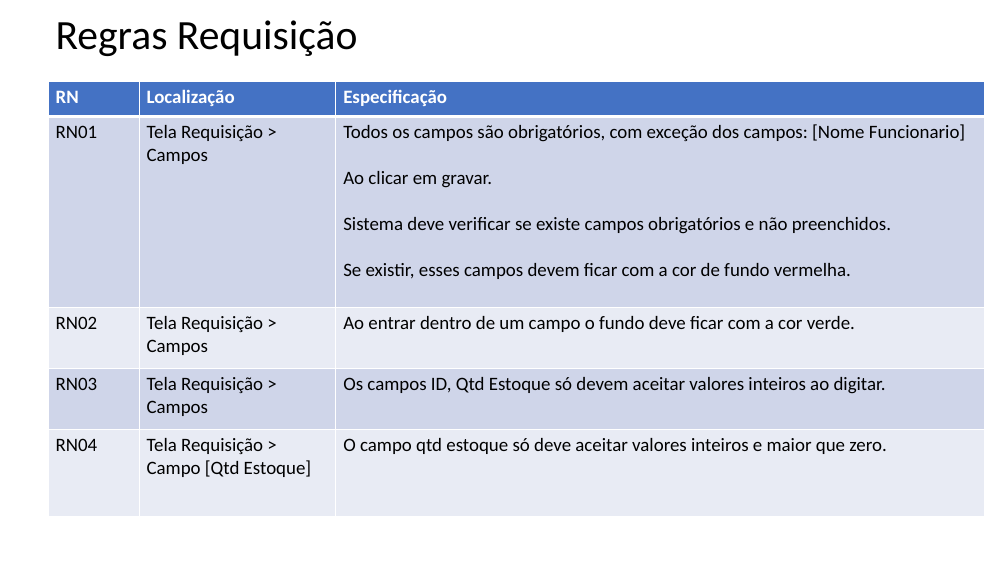
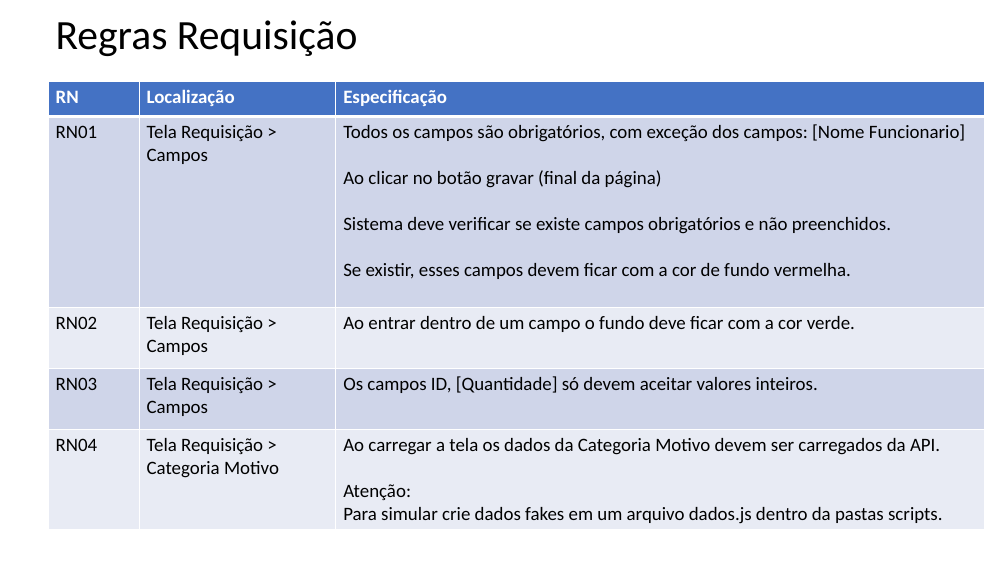
Before and after one commit to regymatrix/Almoxarifado, a slide deck: slide 4 of RegrasNegocio/RN_Requisitos.pptx. Drawn at 1008x567 pixels with LibreOffice and Linux fonts; fonts in the diff are those of the drawing. Boxes give left, top, right and bottom in pixels: in the first picture for what was removed or moved away, otherwise in the second. Text is boxed around its words. In the diff, an @@ line names an element or a change of style, - is before the commit and + after.

Commit message:
revisão Regras de negócio

```diff
--- a/RegrasNegocio/RN_Requisitos.pptx
+++ b/RegrasNegocio/RN_Requisitos.pptx
@@ table at box(48, 81, 985, 528) @@
-row 2, column 3: Todos os campos são obrigatórios, com exceção dos campos: [Nome Funcionario] / Ao clicar em gravar. / Sistema deve verificar se existe campos obrigatórios e não preenchidos. / Se existir, esses campos devem ficar com a cor de fundo vermelha.
+row 2, column 3: Todos os campos são obrigatórios, com exceção dos campos: [Nome Funcionario] / Ao clicar no botão gravar (final da página) / Sistema deve verificar se existe campos obrigatórios e não preenchidos. / Se existir, esses campos devem ficar com a cor de fundo vermelha.
-row 4, column 3: Os campos ID, Qtd Estoque só devem aceitar valores inteiros ao digitar.
+row 4, column 3: Os campos ID, [Quantidade] só devem aceitar valores inteiros.
-row 5, column 2: Tela Requisição > Campo [Qtd Estoque]
+row 5, column 2: Tela Requisição > Categoria Motivo
-row 5, column 3: O campo qtd estoque só deve aceitar valores inteiros e maior que zero.
+row 5, column 3: Ao carregar a tela os dados da Categoria Motivo devem ser carregados da API. / Atenção: / Para simular crie dados fakes em um arquivo dados.js dentro da pastas scripts.
```
Also in this commit, not shown: 1 other slide changed, 4 slides added, 1 other file.
